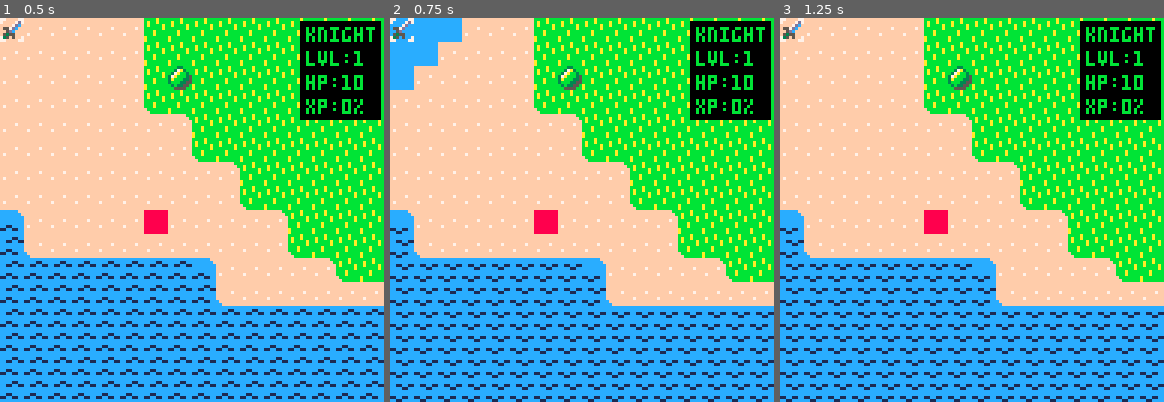
Above: before the commit, frames 1-3 (left to right).
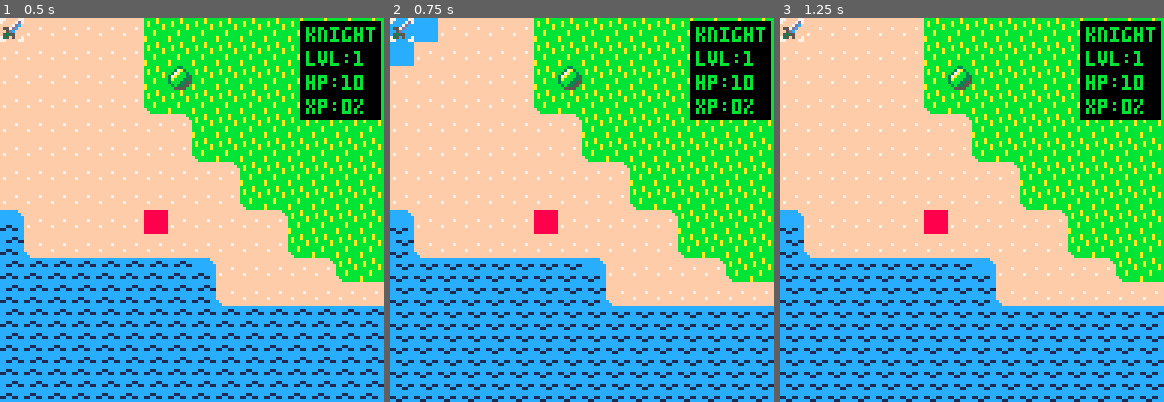
Above: after the commit, the same moments.

Repository: cstephen/PICO-8-Tactics
Game: PICO-8 cartridge tactics.p8
The game is run twice, just before and just after one commit, with the same random seed, the same clock (stepped at 60 frames per second) and the same inputs.
Inputs:
- Up to frame 1 (0.5 s): tap X (X key) at 0.33 s
- Up to frame 2 (0.75 s): tap O (Z key) at 0.7 s
- Up to frame 3 (1.25 s): tap X (X key) at 1.07 s

Frame 1 is identical in both runs. In frame 2, 1.2% of the frame differs, in the area x 0-19%, y 0-19%; in frame 3, nothing differs.

Commit message:
Add new levelup() function to determine unit HP, might, and speed.

Diff:
--- a/tactics.p8
+++ b/tactics.p8
@@ -75,51 +75,81 @@
 
 g_archetypes = {
   portal = {
-    speed = 0,
+    basehp = 50,
+    basemight = 0,
+    basespeed = 0,
+    levelhp = 10,
+    levelmight = 0,
+    levelspeed = 0,
     attackmin = 0,
     attackmax = 0,
-    might = 0,
-    maxhp = 50,
-    hp = 50,
+    spawnable = false,
     maxtimer = 6,
     timer = 5,
-    spawnable = false
+    maxhp = 0,
+    hp = 0,
+    might = 0,
+    speed = 0
   },
   knight = {
-    speed = 2,
+    basehp = 10,
+    basemight = 3,
+    basespeed = 1,
+    levelhp = 3,
+    levelmight = 2,
+    levelspeed = 2,
     attackmin = 0,
     attackmax = 1,
-    might = 3,
-    maxhp = 10,
-    hp = 10,
-    spawnable = true
+    spawnable = true,
+    maxhp = 0,
+    hp = 0,
+    might = 0,
+    speed = 0
   },
   dwarf = {
-    speed = 2,
+    basehp = 15,
+    basemight = 4,
+    basespeed = 1,
+    levelhp = 5,
+    levelmight = 3,
+    levelspeed = 1,
     attackmin = 0,
     attackmax = 1,
-    might = 4,
-    maxhp = 15,
-    hp = 15,
-    spawnable = true
+    spawnable = true,
+    maxhp = 0,
+    hp = 0,
+    might = 0,
+    speed = 0
   },
   lancer = {
-    speed = 3,
+    basehp = 10,
+    basemight = 2,
+    basespeed = 2,
+    levelhp = 2,
+    levelmight = 1,
+    levelspeed = 1,
     attackmin = 0,
-    attackmax = 2,
-    might = 2,
-    maxhp = 10,
-    hp = 10,
-    spawnable = true
+    attackmax = 1,
+    spawnable = true,
+    maxhp = 0,
+    hp = 0,
+    might = 0,
+    speed = 0
   },
   archer = {
-    speed = 4,
-    attackmin = 1,
-    attackmax = 2,
-    might = 1,
-    maxhp = 5,
-    hp = 5,
-    spawnable = true
+    basehp = 5,
+    basemight = 1,
+    basespeed = 2,
+    levelhp = 1,
+    levelmight = 1,
+    levelspeed = 3,
+    attackmin = 0,
+    attackmax = 1,
+    spawnable = 0,
+    maxhp = 0,
+    hp = 0,
+    might = 0,
+    speed = 0
   }
 }
 
@@ -816,6 +846,9 @@
   new.moving = false
   new.actionover = false
 
+  levelup(new, level)
+  new.hp = new.maxhp
+
   if type == "portal" then
     new.maxtimer = g_archetypes[type].maxtimer
     new.timer = g_archetypes[type].timer
@@ -829,6 +862,14 @@
   for key, value in pairs(modifications) do
     unit[key] = value
   end
+end
+
+function levelup(unit, level)
+  modifyunit(unit, {
+    maxhp = unit.basehp + unit.levelhp * (level - 1),
+    might = unit.basemight + unit.levelmight * (level - 1),
+    speed = unit.basespeed + unit.levelspeed * (level - 1)
+  })
 end
 
 function moveunit(unit, x, y)
